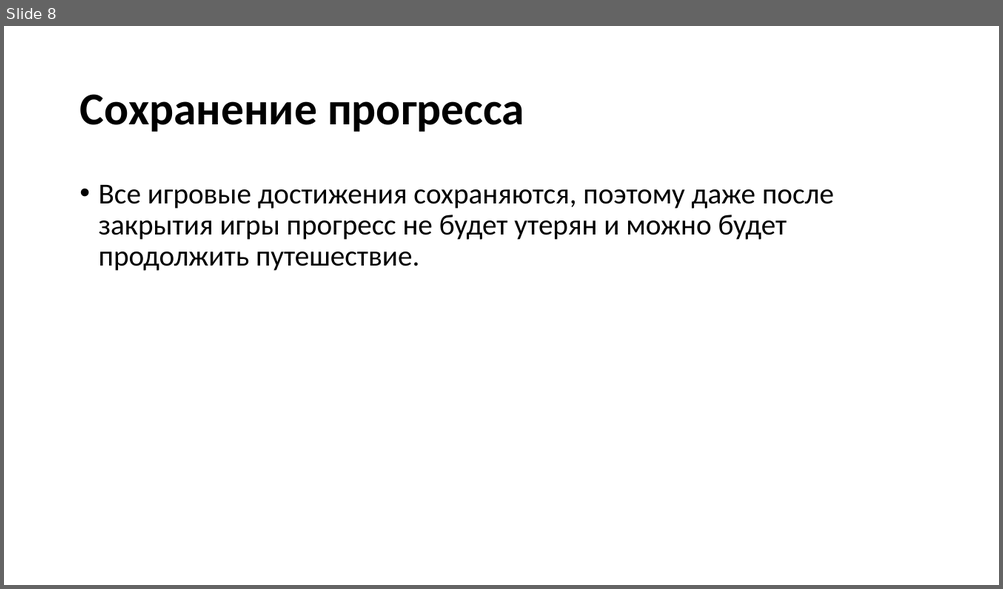
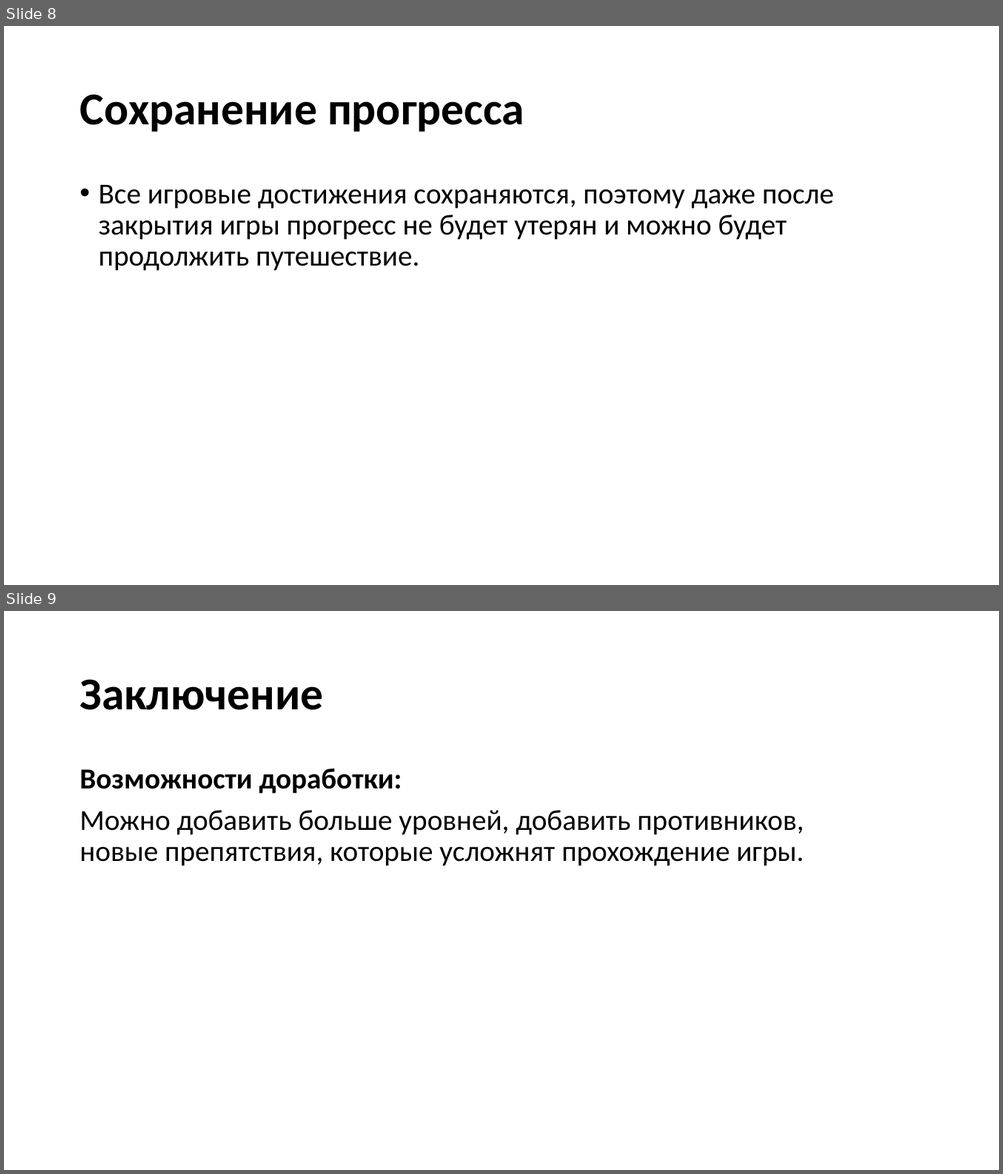
Before and after one commit to VinGP/pygameProject, a slide deck: Gameboy adventure.pptx. Shown one above the other, each under a label of ours: slide 8 before the commit, slides 8 and 9 after it. The pictures are 1003x589 and 1003x1174 pixels, drawn with LibreOffice and Linux fonts; fonts in the diff are those of the drawing; background and template pictures are left out. Boxes give left, top, right and bottom in pixels: in the first picture for what was removed or moved away, otherwise in the second. Text is boxed around its words. In the diff, an @@ line names an element or a change of style, - is before the commit and + after.

```diff
--- a/Gameboy adventure.pptx
+++ b/Gameboy adventure.pptx
@@ slide 9 added at (x1=4, y1=611, x2=999, y2=1170), background picture (left out) @@
@@ title added at (x1=79, y1=679, x2=323, y2=710), 44 pt, text #000000, bold @@
+Заключение
@@ text added at (x1=79, y1=769, x2=803, y2=866), 28 pt, text #000000 @@
+Возможности доработки:
+Можно добавить больше уровней, добавить противников, новые препятствия, которые усложнят прохождение игры.
```
Also in this commit, not shown: 1 slide changed.
